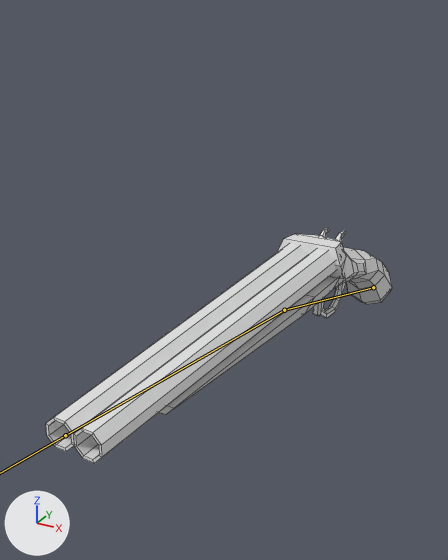
Renders of the FBX model Assets/Models/shotgun.fbx from each side of a commit.
Before and after are seen from a 50 mm lens placed at (0.157, -0.391, 0.219), pointed at (-0.053, -0.009, 0.028). Arrows for +X, +Y and +Z are at lower left; the lights stay in place. The bones that bend it are drawn over the model as lines. Mesh edges are drawn as thin lines.
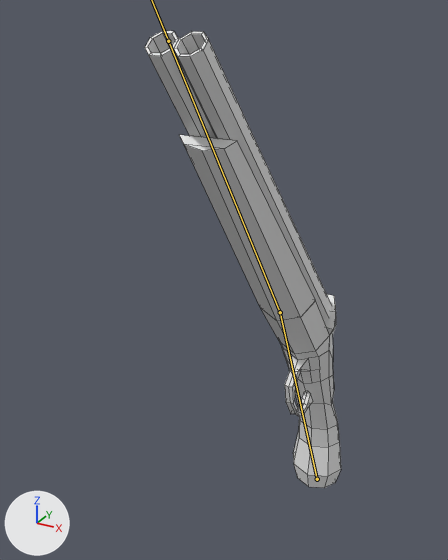
The newer file adds an action. The first version stands in its rest pose; the second is drawn at frame 5 of the action 'Armature|Shooting2'.

What the commit changed:
Bone 'Bone' (bone_bone) moves from (0.0, 0.0, 0.0) to (0.0, 0.091, 0.194).
Bone 'Bone' (bone_bone) turns from (0, 0, 0) to (-47, 0, 0) degrees about its own x, y and z.

What differs and where, as boxes (x1, y1, x2, y2) in the pictures (448 x 560 px):
'Cylinder.001', posed (35% narrower, 32% taller): before (46, 244, 336, 463); after (145, 31, 332, 321)
'Cylinder', posed: before (277, 228, 392, 318); after (261, 294, 341, 488)
bone 'Bone', root to tip: before (373, 287) to (284, 310); after (317, 479) to (280, 312)
